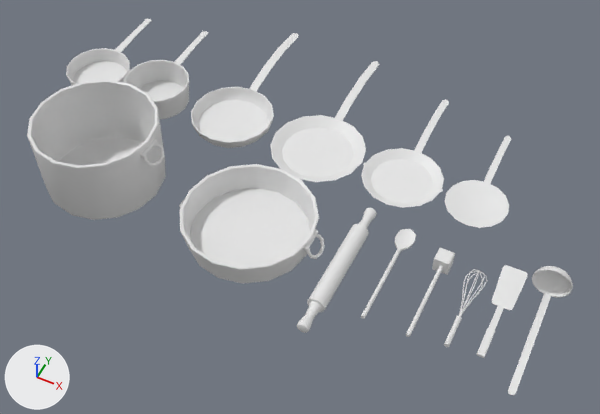
One commit to the Blender file 3D Related/Blend/Pans.blend: the scene before it, then after it.
Before and after are seen from a camera (50 mm lens) standing at (6.22, -13.43, 14.41) and looking at (0.3, -1.6, -0.37). The axes (+X, +Y, +Z) are drawn at lower left. The lights are the same throughout.

Before the edit, the objects in view are built like this:
```python
me_cylinder_002 = bpy.data.meshes.new('Cylinder.002')
me_cylinder_002.from_pydata(...)  # 100 vertices, 116 faces; spans x -1.18..1.18, y -1.18..3.69, z -0.09..0.21
me_cylinder_002.polygons.foreach_set('use_smooth', [True] * 116)
me_cylinder_009 = bpy.data.meshes.new('Cylinder.009')
me_cylinder_009.from_pydata(...)  # 130 vertices, 144 faces; spans x -2.57..2.58, y -2.58..2.58, z 0.43..0.95
me_cylinder_009.polygons.foreach_set('use_smooth', [True] * 144)
me_cylinder_011 = bpy.data.meshes.new('Cylinder.011')
me_cylinder_011.from_pydata(...)  # 130 vertices, 144 faces; spans x -0.82..0.82, y -0.82..0.82, z 0.17..0.38
me_cylinder_011.polygons.foreach_set('use_smooth', [True] * 144)
ob_cylinder = bpy.data.objects.new('Cylinder', me_cylinder_002)
ob_cylinder.location = (0.0, 0.0, 0.0)
ob_cylinder_006 = bpy.data.objects.new('Cylinder.006', me_cylinder_009)
ob_cylinder_006.location = (-0.29, -2.97, 0.27)
ob_cylinder_006.scale = (0.586, 0.586, 0.398)
ob_cylinder_006.hide_set(True)
ob_cylinder_008 = bpy.data.objects.new('Cylinder.008', me_cylinder_011)
ob_cylinder_008.location = (-4.66, 0.0, 0.27)
ob_cylinder_008.hide_set(True)
# also in view: 'Cylinder.010' at (-4.24, -2.97, 0.72); 'Cylinder.013' at (3.98, -2.9, 0.0); 'Cylinder.005' at (-2.42, 1.29, 0.14); 'Cylinder.014' at (4.78, -2.88, 0.0); 'Cylinder.007' at (6.27, -2.97, 0.38)
```
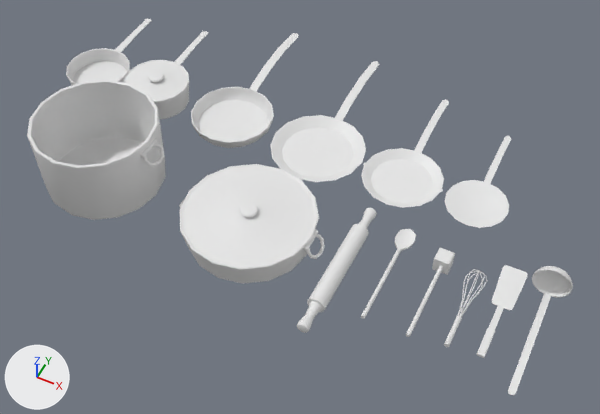
The newer file is also rescaled (x0.221), turned or shifted as a whole; pictures and numbers use the older file's frame.

Location of each change, (x1, y1, x2, y2) in pixels of the pictures (600 x 414 px):
```json
{"object": "Cylinder.006", "change": "shown", "after": [183, 166, 315, 266]}
{"object": "Cylinder.008", "change": "shown", "after": [126, 61, 187, 101]}
{"object": "Cylinder.009", "change": "unchanged, covered by the edit", "before": [179, 164, 325, 283], "after": [179, 164, 325, 283]}
{"object": "Cylinder.001", "change": "unchanged, covered by the edit", "before": [124, 31, 208, 119], "after": [124, 31, 208, 119]}
```

The change, as JSON lines over the scene's bpy script:
```json
{"op": "remove", "block": "ob_cylinder_006", "code": "ob_cylinder_006.hide_set(True)"}
{"op": "remove", "block": "ob_cylinder_008", "code": "ob_cylinder_008.hide_set(True)"}
```
